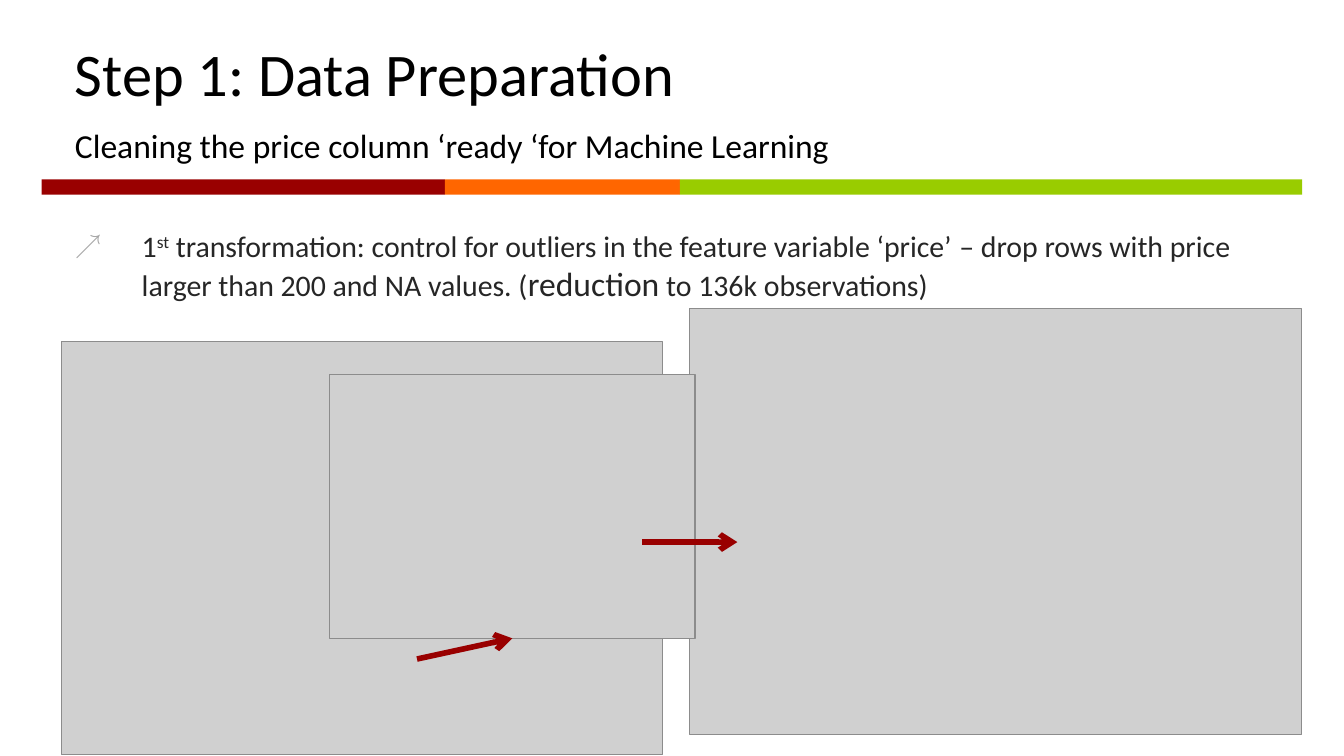
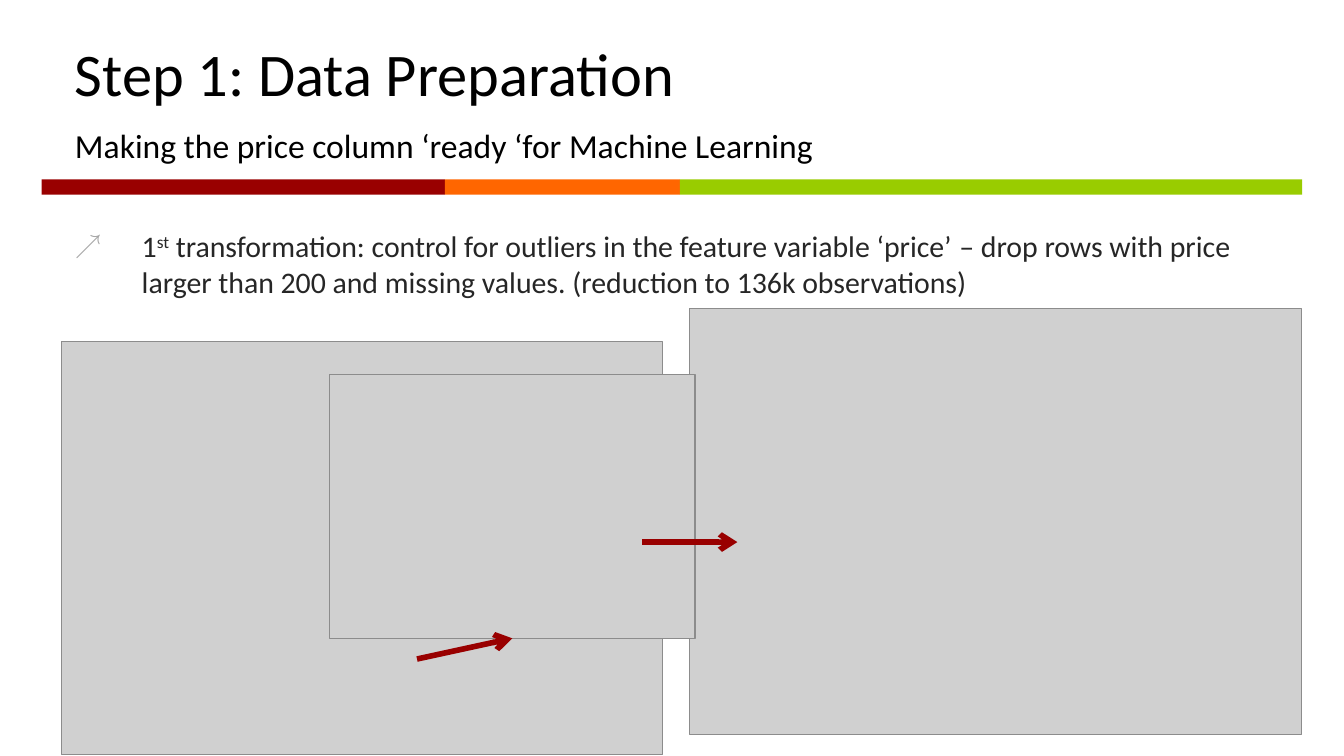
Before and after one commit to linreg2/Project1, a slide deck: slide 4 of project1_presentation.pptx. Drawn at 1344x756 pixels with LibreOffice and Linux fonts; fonts in the diff are those of the drawing; grey boxes stand for pictures; background and template pictures are left out. Boxes give left, top, right and bottom in pixels: in the first picture for what was removed or moved away, otherwise in the second. Text is boxed around its words. In the diff, an @@ line names an element or a change of style, - is before the commit and + after.

Commit message:
"more cleaning"

```diff
--- a/project1_presentation.pptx
+++ b/project1_presentation.pptx
@@ subtitle at (75, 134, 812, 164): text changed @@
-Cleaning the price column ‘ready ‘for Machine Learning
+Making the price column ‘ready ‘for Machine Learning
@@ text at (142, 235, 1230, 298): text changed @@
-↗ 1st transformation: control for outliers in the feature variable ‘price’ – drop rows with price larger than 200 and NA values. (reduction to 136k observations)
+↗ 1st transformation: control for outliers in the feature variable ‘price’ – drop rows with price larger than 200 and missing values. (reduction to 136k observations)
```
Also in this commit, not shown: 12 other slides changed, 2 other files.
